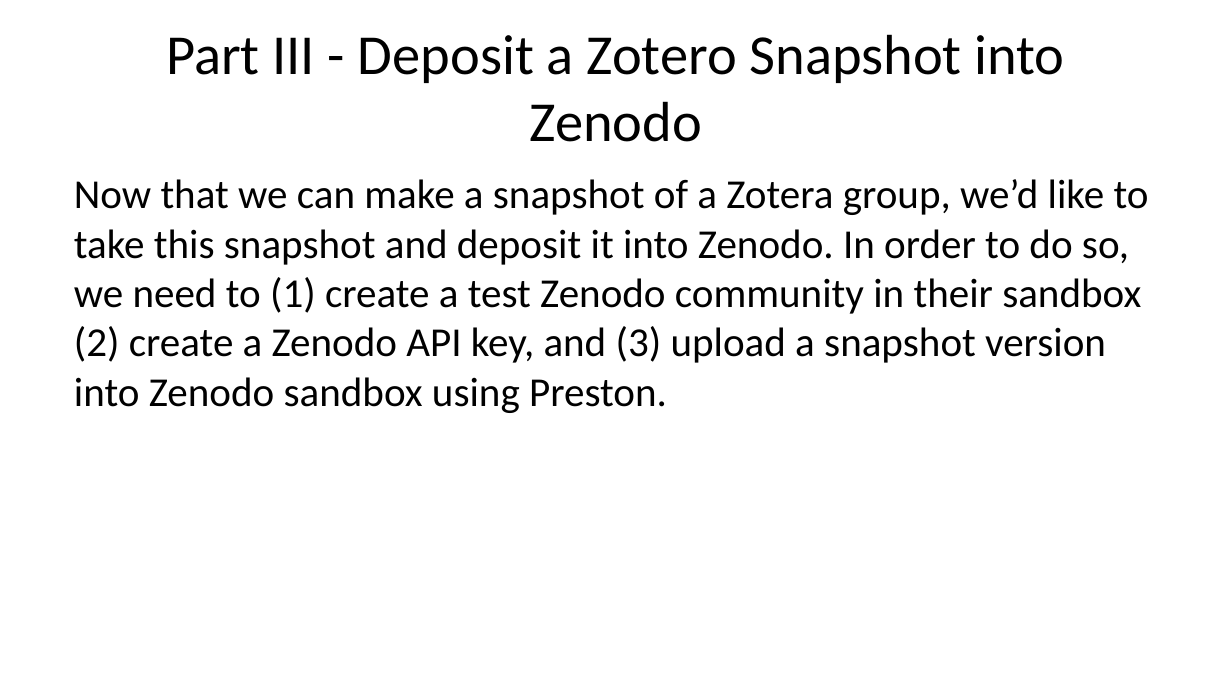
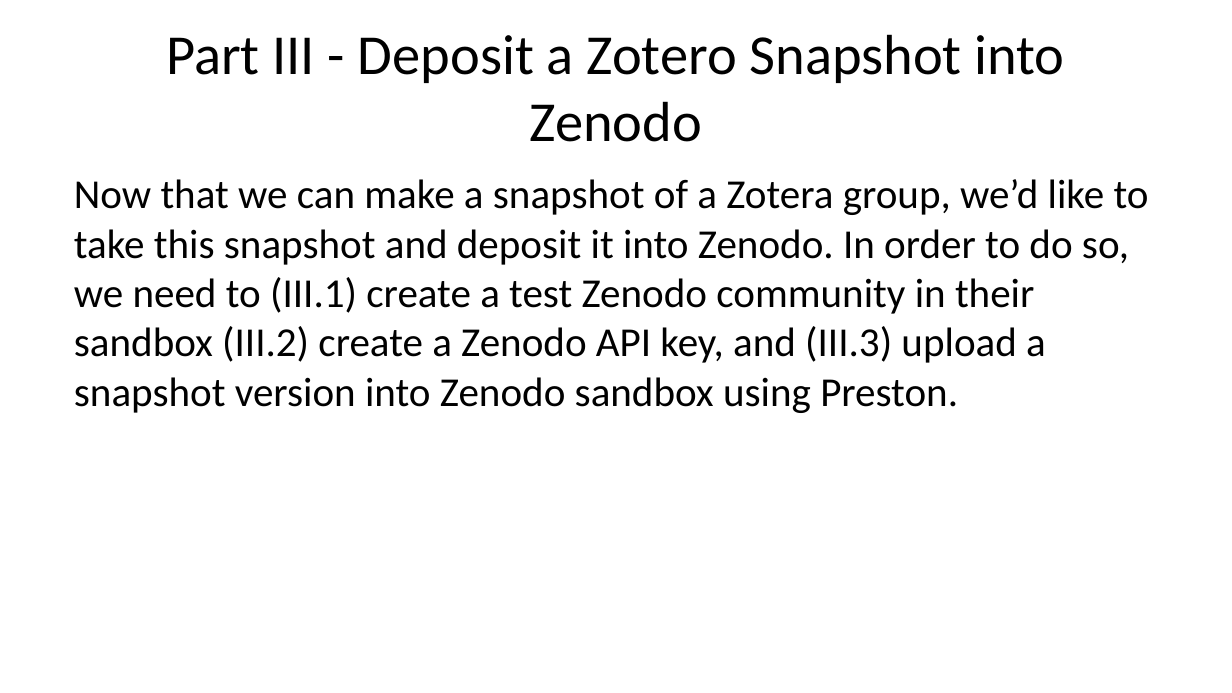
Before and after one commit to bat-literature/bat-literature.github.io, a slide deck: slide 31 of workshop.pptx. Drawn at 1232x693 pixels with LibreOffice and Linux fonts; fonts in the diff are those of the drawing. Boxes give left, top, right and bottom in pixels: in the first picture for what was removed or moved away, otherwise in the second. Text is boxed around its words. In the diff, an @@ line names an element or a change of style, - is before the commit and + after.

```diff
--- a/workshop.pptx
+++ b/workshop.pptx
@@ text at box(74, 179, 1149, 413): text changed @@
-Now that we can make a snapshot of a Zotera group, we’d like to take this snapshot and deposit it into Zenodo. In order to do so, we need to (1) create a test Zenodo community in their sandbox (2) create a Zenodo API key, and (3) upload a snapshot version into Zenodo sandbox using Preston.
+Now that we can make a snapshot of a Zotera group, we’d like to take this snapshot and deposit it into Zenodo. In order to do so, we need to (III.1) create a test Zenodo community in their sandbox (III.2) create a Zenodo API key, and (III.3) upload a snapshot version into Zenodo sandbox using Preston.
```
Also in this commit, not shown: 2 other slides changed, 1 slide added, 3 other files.
